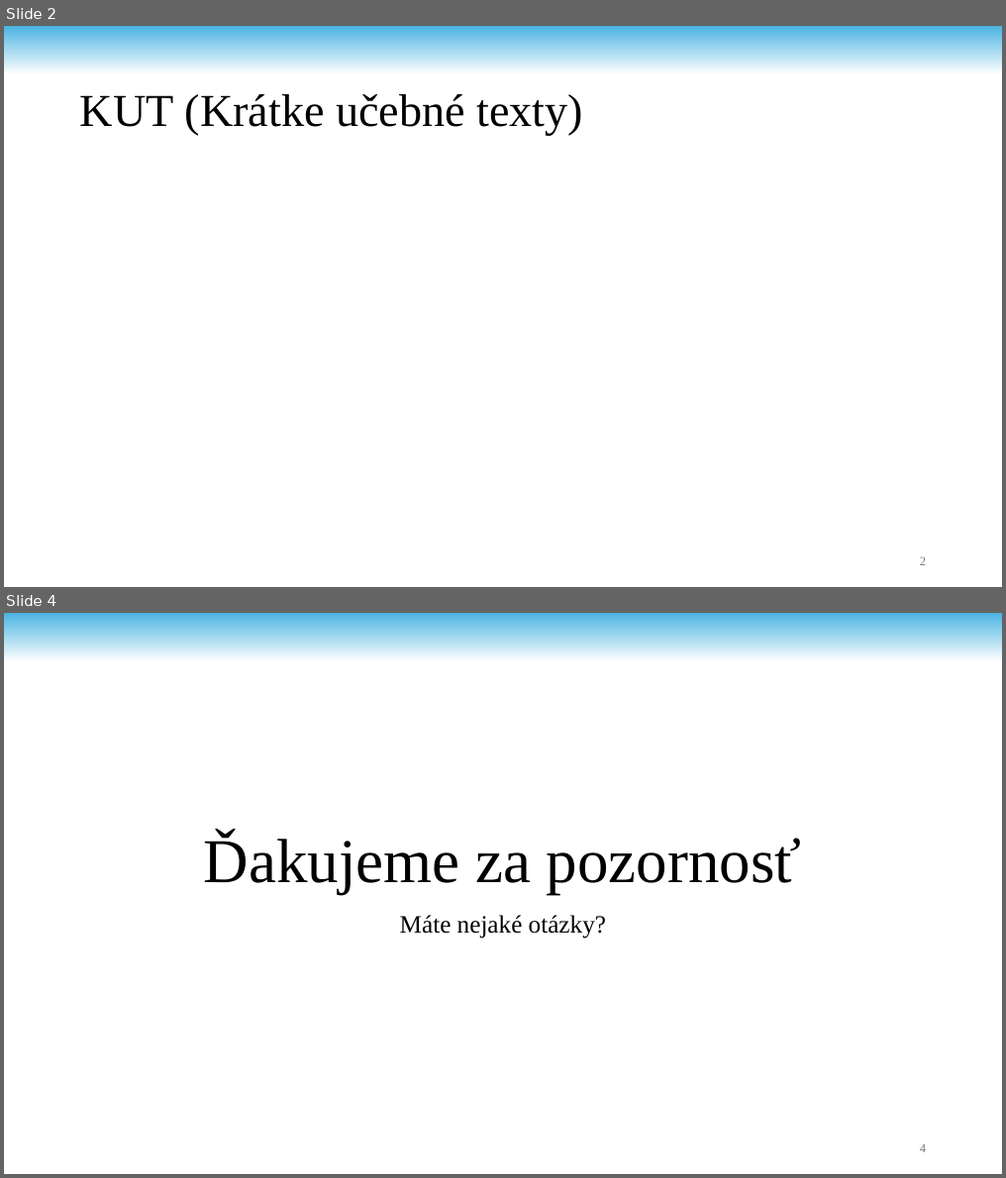
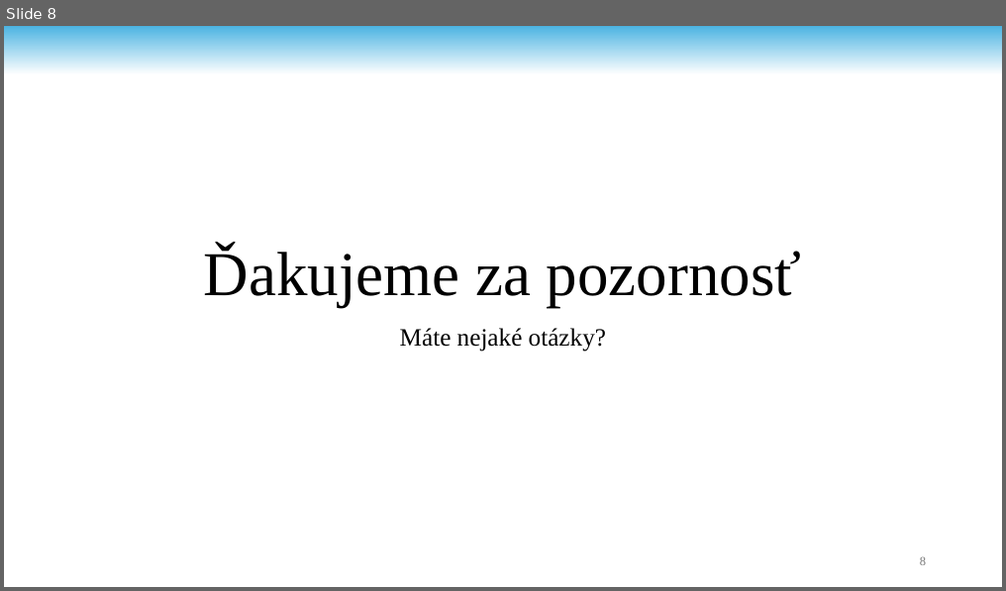
Before and after one commit to andrii-stoliar/DP-Stoliar, a slide deck: PREZ.pptx. Shown one above the other, each under a label of ours: slides 2 and 4 before the commit, slide 8 after it; the slides between them are not shown. The pictures are 1006x1178 and 1006x591 pixels, drawn with LibreOffice and Linux fonts; fonts in the diff are those of the drawing; background and template pictures are left out. Boxes give left, top, right and bottom in pixels: in the first picture for what was removed or moved away, otherwise in the second. Text is boxed around its words. In the diff, an @@ line names an element or a change of style, - is before the commit and + after.

```diff
--- a/PREZ.pptx
+++ b/PREZ.pptx
@@ slide 2 removed at (4,26,1002,587), background #FFFFFF; not listed: 1 template element that a slide beside it also shows @@
@@ title removed at (80,94,583,135) @@
-KUT (Krátke učebné texty)
@@ page number removed at (920,557,926,566) @@
-2
@@ what was slide 4 is now slide 8 @@
@@ page number at (920,558,926,566): text changed @@
-4
+8
```
Also in this commit, not shown: 1 slide changed, 6 slides added, 1 other slide removed.
